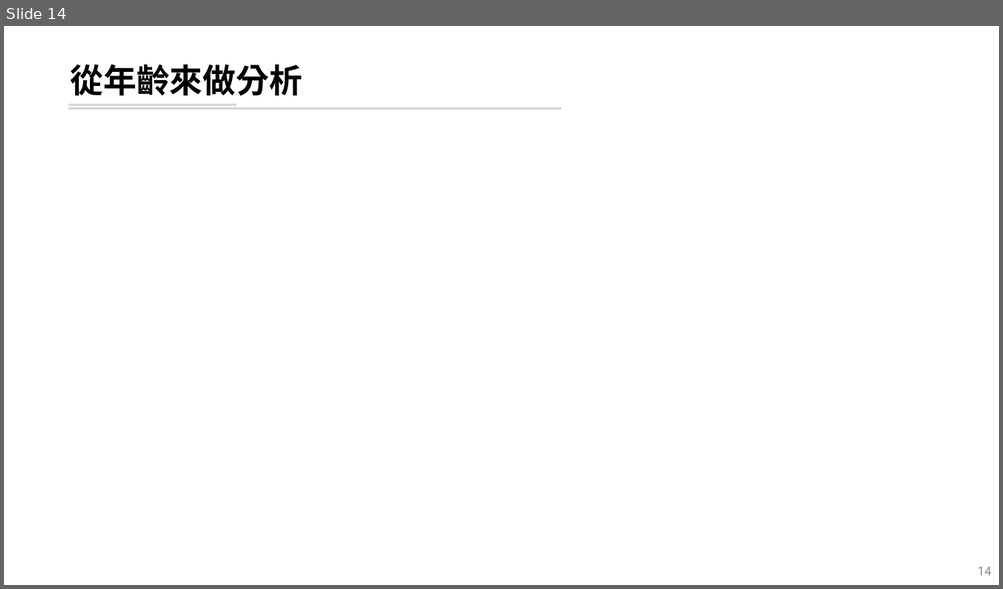
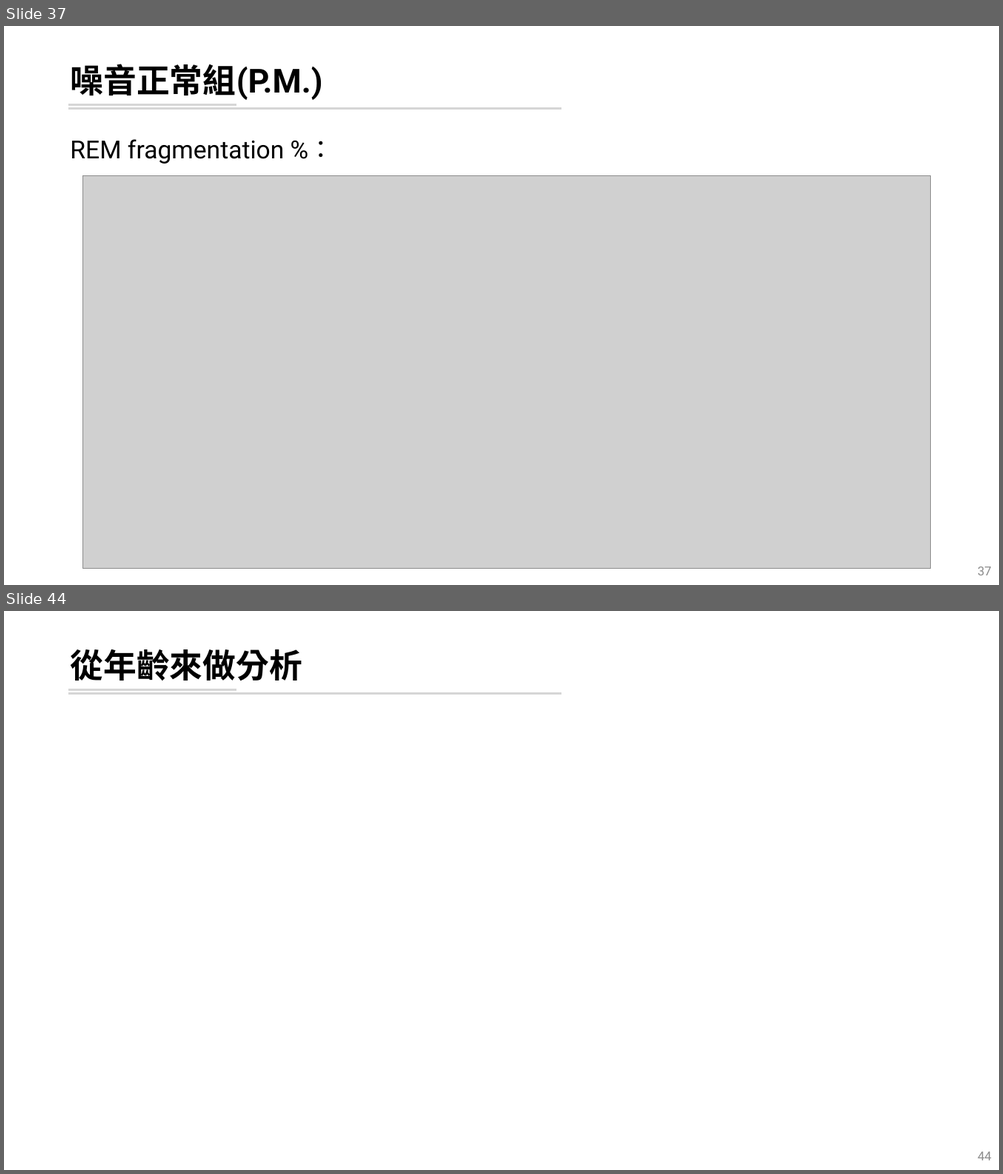
Before and after one commit to leooel97895750/REM_DataMining, a slide deck: 輪班工人暴露噪音下REM片斷化分析.pptx. Shown one above the other, each under a label of ours: slide 14 before the commit, slides 37 and 44 after it; the slides between them are not shown. The pictures are 1003x589 and 1003x1174 pixels, drawn with LibreOffice and Linux fonts; fonts in the diff are those of the drawing; grey boxes stand for pictures. Boxes give left, top, right and bottom in pixels: in the first picture for what was removed or moved away, otherwise in the second. Text is boxed around its words. In the diff, an @@ line names an element or a change of style, - is before the commit and + after.

```diff
--- a/輪班工人暴露噪音下REM片斷化分析.pptx
+++ b/輪班工人暴露噪音下REM片斷化分析.pptx
@@ slide 37 added at (4, 26, 999, 585), background #FFFFFF; not listed: 2 template elements that a slide beside it also shows @@
@@ title added at (70, 64, 322, 100), 32 pt, text #000000, bold @@
+噪音正常組(P.M.)
@@ text added at (70, 139, 284, 164), 24 pt, text #000000 @@
+REM fragmentation %：
@@ picture added at (83, 176, 930, 569) @@
@@ page number added at (977, 567, 991, 576), 12 pt, text #8C8C8C @@
+37
@@ what was slide 14 is now slide 44 @@
@@ page number at (977, 1152, 991, 1161): text changed @@
-14
+44
```
Also in this commit, not shown: 6 slides changed, 29 other slides added, 3 other files.
